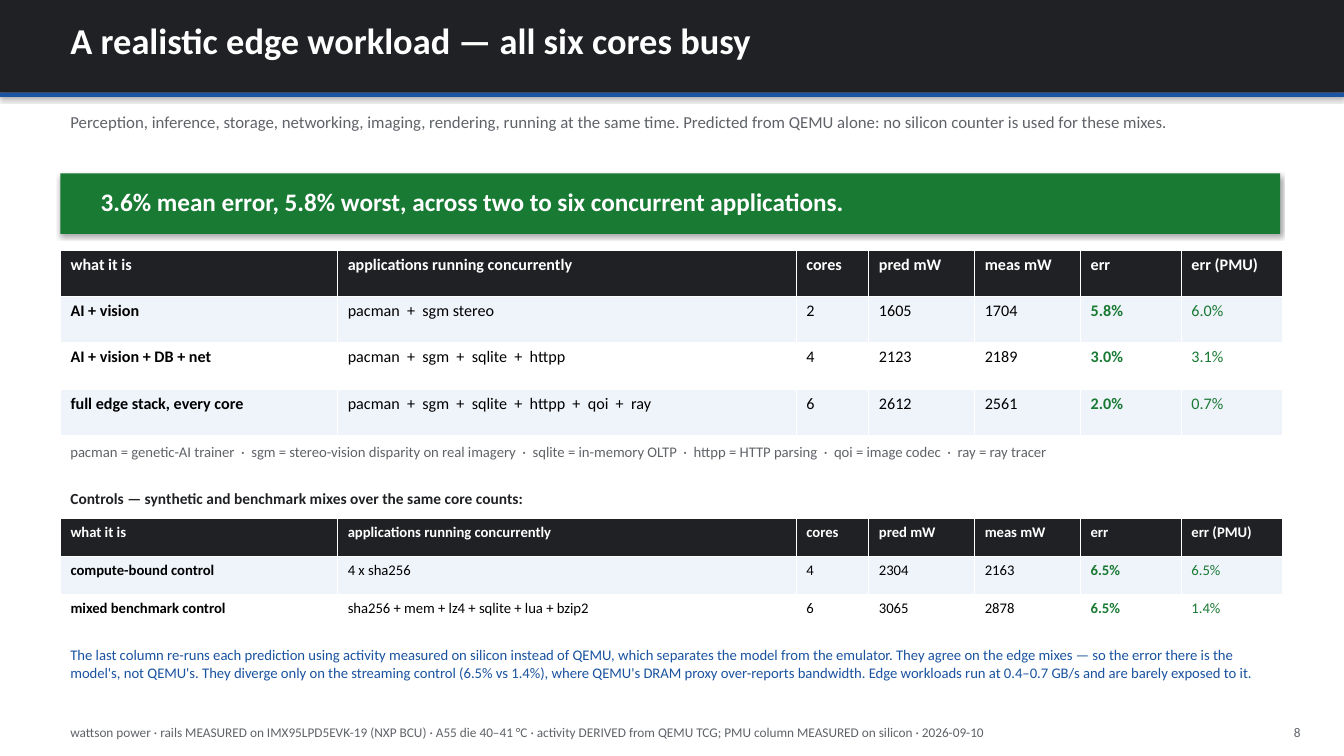
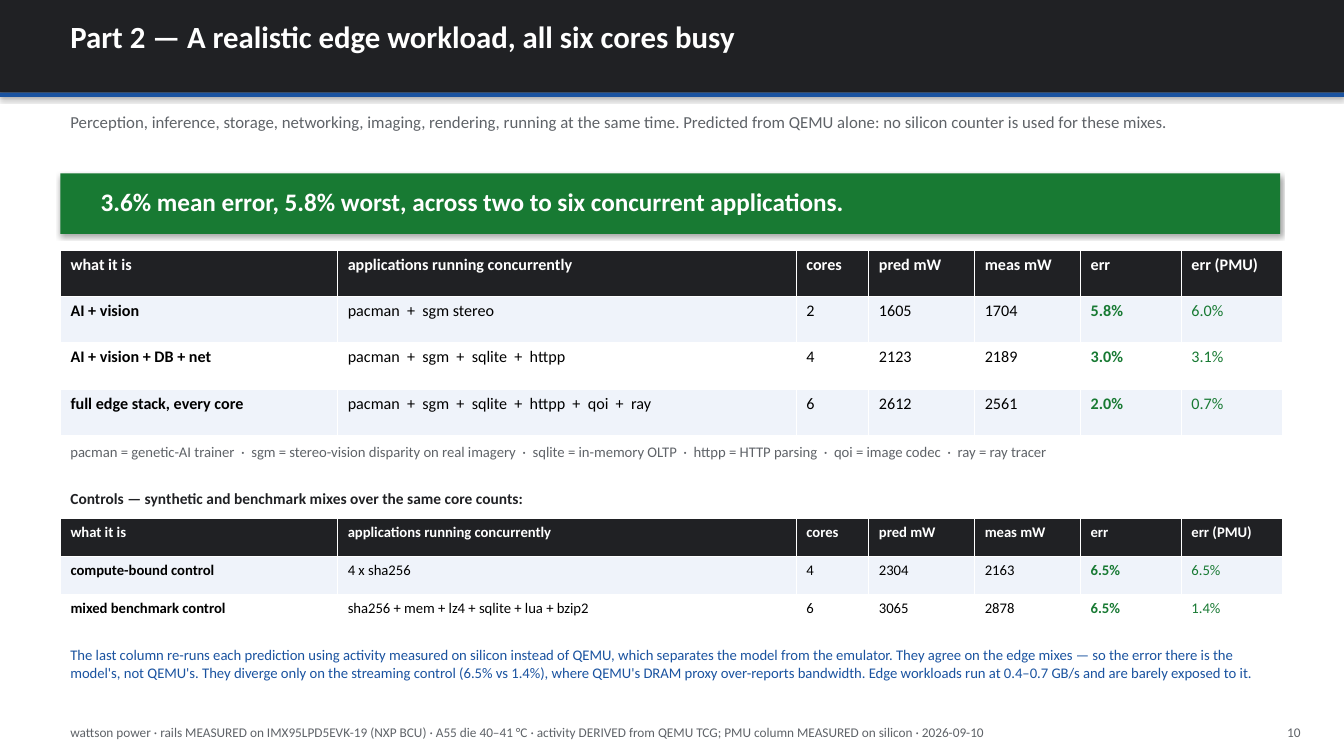
Before and after one commit to kylefoxaustin/wattson, a slide deck: slide 10 of xcheck/wattson-power.pptx (slide 8 before the commit). Drawn at 1344x756 pixels with LibreOffice and Linux fonts; fonts in the diff are those of the drawing. Boxes give left, top, right and bottom in pixels: in the first picture for what was removed or moved away, otherwise in the second. Text is boxed around its words. In the diff, an @@ line names an element or a change of style, - is before the commit and + after.

Commit message:
xcheck: restructure around the two questions, add Part 1 activity results
The deck argued the power result without ever showing the prior question it
depends on: does QEMU reproduce the ACTIVITY the silicon generates? The data
existed (out50/*.base.json vs out50/*.hw.json, 50 pairs) but was never
analysed or presented.

Part 1 - activity factors, now in RESULTS-activity.csv:

  instructions   1.75% MAPE, 0.65% median, 41 of 50 within 2%, worst 15.4%
  bandwidth      over-reported 78-149% on the 3 apps above 0.5 GB/s

The bandwidth gap is write streaming: the A55 skips read-for-ownership on a
full cache-line write, so the line is never fetched; QEMU's cache model
allocates it anyway. Single mechanism, and the same one that shows up as the
6.5% vs 1.4% QEMU/PMU split on the streaming multi-app control.

Why the power result survives it: 47 of 50 applications run below 0.5 GB/s
where the entire bandwidth term is worth under 27 mW of a ~1400 mW budget.
Stated on the slide rather than left for a reader to find.

Deck goes 9 -> 12 slides: verdict slide reframed as two questions, two new
Part 1 slides, Part 2 labelling on the power slides, and a closing slide on
what the result licenses - that predicting power on working silicon is not
itself valuable, that the value requires architecture and memory map early
enough to stand up a QEMU model with a full Linux BSP well before tapeout,
and that once that exists both halves are demonstrated: QEMU supplies the
activity factors, a power model carrying estimated gate power turns them into
estimates.

Also fixes stale values in the licenses table (vdd_soc 4.5->4.1, vdd_arm
worst 20->25.2, multi-app 2.7->3.6) and drops its reference to the retracted
insns/3 stall-heavy explanation. Deck now reads activity from
RESULTS-activity.csv rather than recomputing, so the workbook and slides
cannot disagree. Workbook gains an 'activity factors' tab.

An early prs.save() meant the appended closing slide was built but never
written; save moved to end of file.

```diff
--- a/xcheck/wattson-power.pptx
+++ b/xcheck/wattson-power.pptx
@@ text at box(70, 26, 734, 54): text changed; size 26 to 22 pt @@
-A realistic edge workload — all six cores busy
+Part 2 — A realistic edge workload, all six cores busy
@@ text at box(1287, 728, 1300, 737): text changed @@
-8
+10
```
Also in this commit, not shown: 6 other slides changed, 4 slides added, 1 slide removed, 5 other files.
